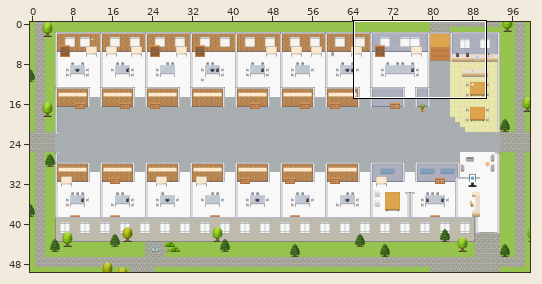
Tiled map (JSON) -- maps/CS-Global-Data-Assets-Analytics-Platform.tmj. Above: a wide view before the commit, with the close-up outlined.
Close-up. First the earlier version:
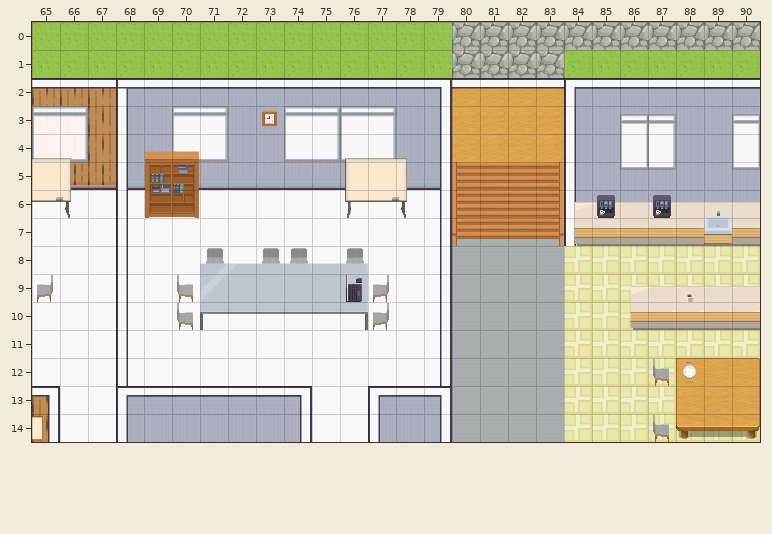
Cells are 32x32 px. Shown: x 65..90, y 0..14. The commit also changed other parts of the map, which this record leaves out.
And afterwards:
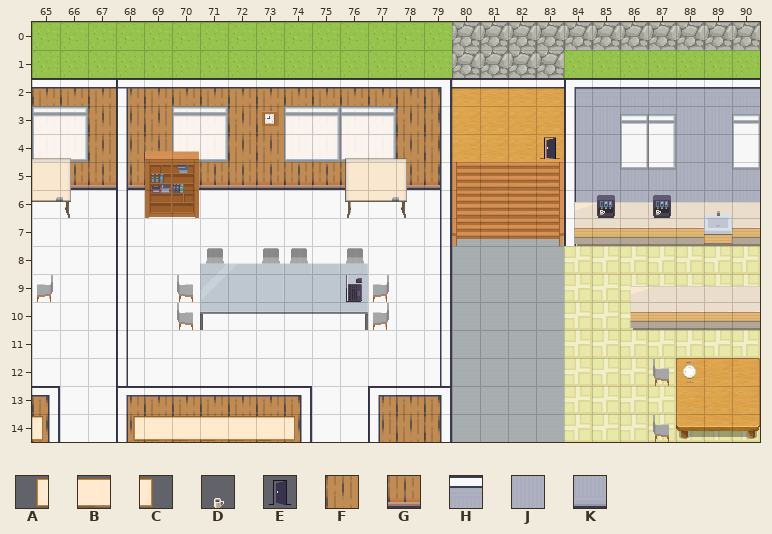
Key: from "Decoration": A 49, B 50, C 51; from "Misc": D 59; from "User_Zones": E 65; from "room2": F 192, G 205, H 290, J 294, K 307.
_ is an empty cell.
The edit:
Layer "back wall":
The author changed tile H to tile F in row 2 at x 68 to 79; in row 13 at x 68 to 74 and 77 to 79.
The author changed tile J to tile F in rows 3 to 4 at x 68 to 69, 72 to 73 and 78 to 79; in row 14 at x 68 to 74 and 77 to 79.
The author changed tile K to tile G in row 5 at x 68 to 76 and 78 to 79.
Layer "decor":
Tile D is removed in row 9 at x 88.
Layer "tech":
Tile A now appears in row 14 at x 68.
Tile B now appears in row 14 at x 69 to 73.
Tile C now appears in row 14 at x 74.
Layer "zones":
Tile E now appears in row 4 at x 83.
Changed places in both close-ups, as pixel boxes (x1, y1, x2, y2):
changed: (128, 88, 440, 188)
added: (540, 137, 560, 159)
removed: (687, 293, 695, 302)
changed: (128, 396, 300, 442)
changed: (380, 396, 440, 442)
